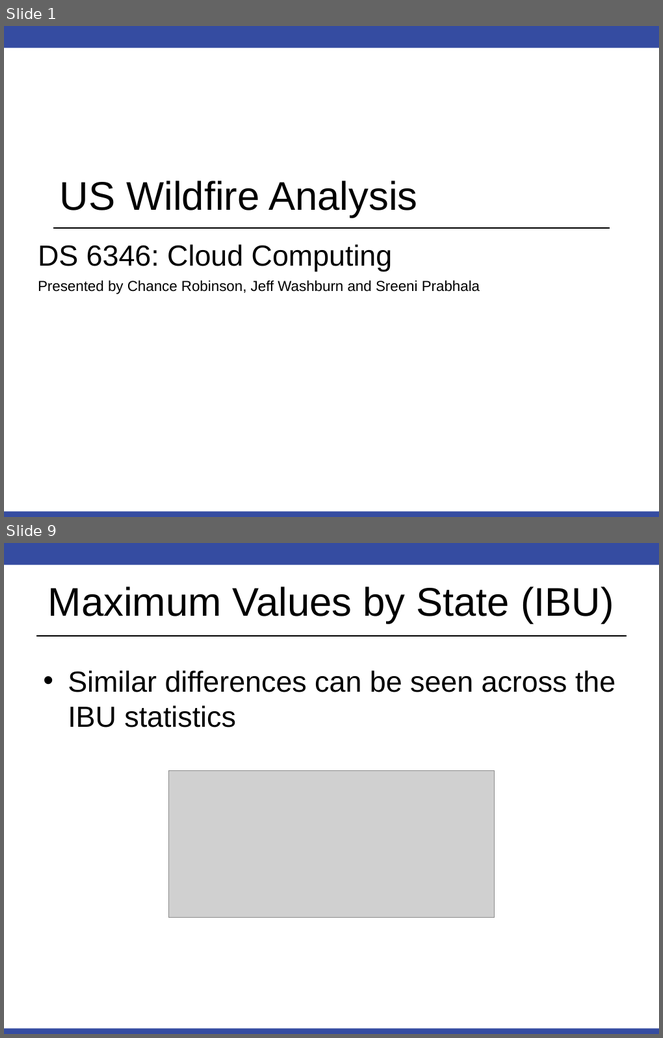
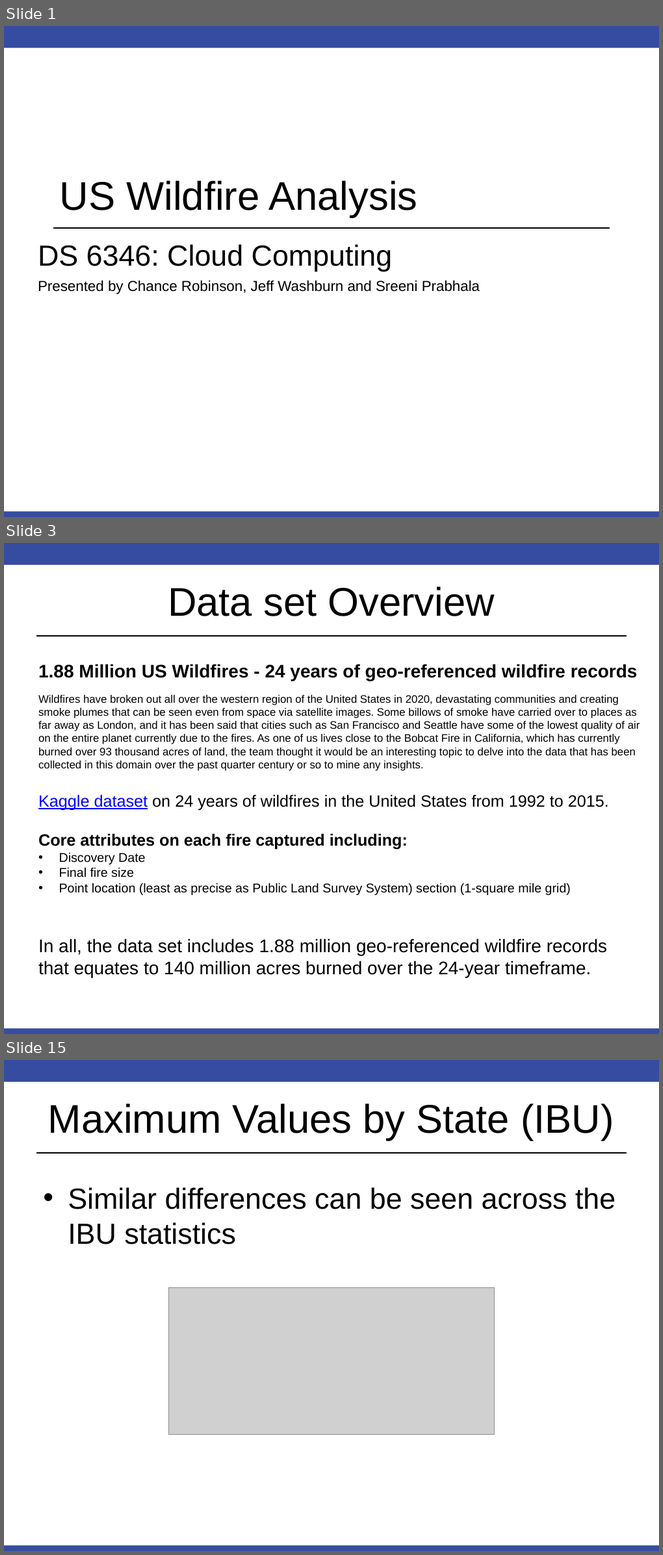
Before and after one commit to RobinsonCW/USWildfireAnalysis, a slide deck: presentation/DS7346_Cloud_Computing_Presentation.pptx. Shown one above the other, each under a label of ours: slides 1 and 9 before the commit, slides 1, 3 and 15 after it; the slides between them are not shown. The pictures are 663x1038 and 663x1555 pixels, drawn with LibreOffice and Linux fonts; fonts in the diff are those of the drawing; grey boxes stand for pictures; background and template pictures are left out. Boxes give left, top, right and bottom in pixels: in the first picture for what was removed or moved away, otherwise in the second. Text is boxed around its words. In the diff, an @@ line names an element or a change of style, - is before the commit and + after.

```diff
--- a/presentation/DS7346_Cloud_Computing_Presentation.pptx
+++ b/presentation/DS7346_Cloud_Computing_Presentation.pptx
@@ slide 3 added at <box>4,543,659,1034</box>, background #FFFFFF; not listed: 3 template elements that a slide beside it also shows @@
@@ title added at <box>168,587,495,616</box>, 44 pt, text #000000 @@
+Data set Overview
@@ text added at <box>38,664,640,978</box>, 12 pt, text #000000 @@
+1.88 Million US Wildfires - 24 years of geo-referenced wildfire records
+Wildfires have broken out all over the western region of the United States in 2020, devastating communities and creating smoke plumes that can be seen even from space via satellite images. Some billows of smoke have carried over to places as far away as London, and it has been said that cities such as San Francisco and Seattle have some of the lowest quality of air on the entire planet currently due to the fires. As one of us lives close to the Bobcat Fire in California, which has currently burned over 93 thousand acres of land, the team thought it would be an interesting topic to delve into the data that has been collected in this domain over the past quarter century or so to mine any insights.
+Kaggle dataset on 24 years of wildfires in the United States from 1992 to 2015.
+Core attributes on each fire captured including:
+• Discovery Date
+• Final fire size
+• Point location (least as precise as Public Land Survey System) section (1-square mile grid)
+In all, the data set includes 1.88 million geo-referenced wildfire records that equates to 140 million acres burned over the 24-year timeframe.
@@ what was slide 9 is now slide 15 @@
```
Also in this commit, not shown: 12 other slides added, 5 slides removed.
